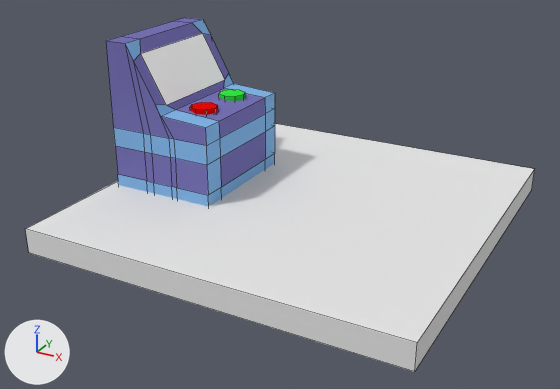
One commit to the Blender file bjm-game/Assets/Models/entrance_plate.blend: the scene before it, then after it.
Camera for both pictures: a camera (50 mm lens) standing at (1.73, -3.38, 1.74) and looking at (-0.05, -0.16, 0.13). Every picture has the same lights, and +X, +Y and +Z are marked at lower left. Mesh edges are drawn as thin lines.

The scene before the commit, as lines of its bpy script (objects in view):
```python
mat_material = diffuse_material('Material')
mat_material.base_color = (0.8, 0.8, 0.8)  # white #e7e7e7
me_cube = bpy.data.meshes.new('Cube')
me_cube.from_pydata(...)  # 136 vertices, 120 faces; spans x -1.0..1.0, y -1.0..1.0, z -0.07..0.87
# faces by material slot: [6, 51, 42, 1, 10, 10]
me_cube.materials.append(mat_material)  # white #e7e7e7
me_cube.materials.append(mat_material_005)  # blue #7873b6
me_cube.materials.append(mat_material_001)  # blue #84b6e7
me_cube.materials.append(mat_material_002)  # white #ffffff
me_cube.materials.append(mat_material_004)  # green #34e741
me_cube.materials.append(mat_material_003)  # red #e70c06
ob_cube = bpy.data.objects.new('Cube', me_cube)
ob_cube.location = (0.0, 0.0, 0.0)
```
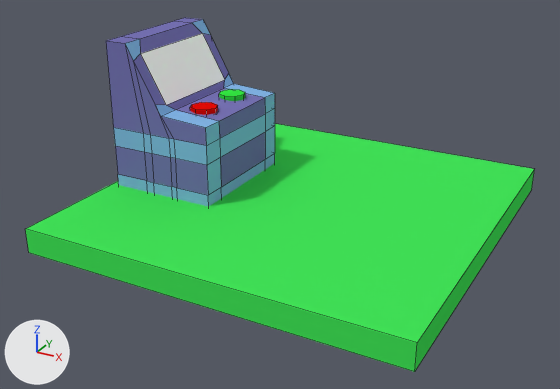
Commit message: Entrances der Rides

Location of each change, [x1, y1, x2, y2] in pixels of the pictures (560 x 389 px):
'Cube', recoloured (white to green): [25, 92, 534, 372] in both

What the commit changed:
Material 'Material' (mat_material) changes colour from white #e7e7e7 to green #42e759; in linear values from (0.8, 0.8, 0.8) to (0.0553, 0.8, 0.0997).
